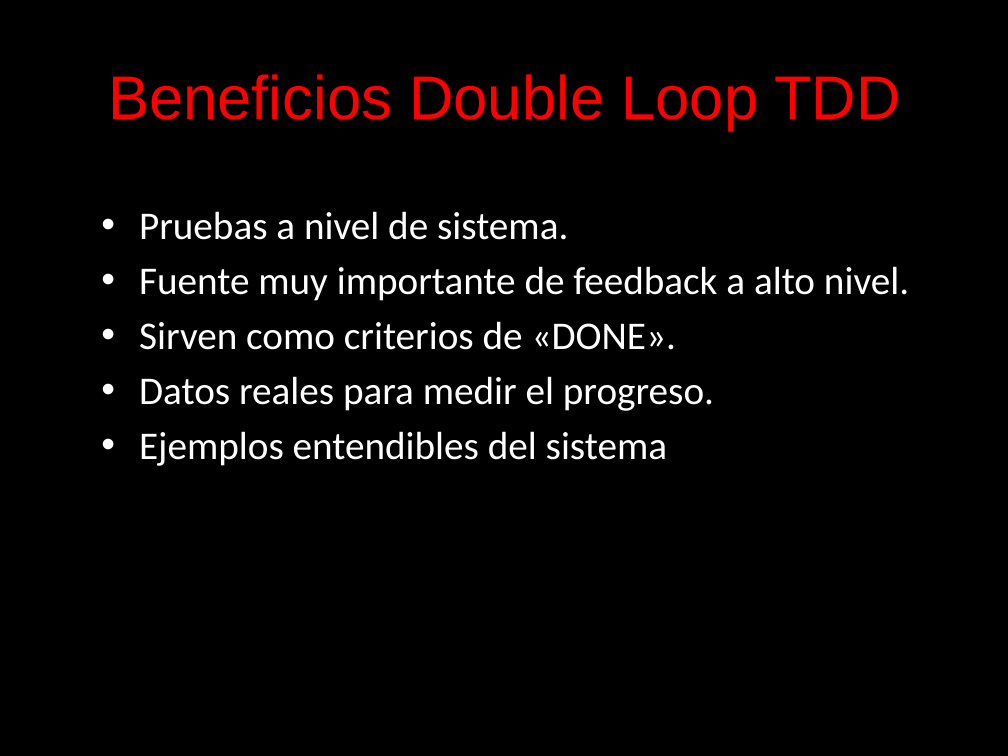
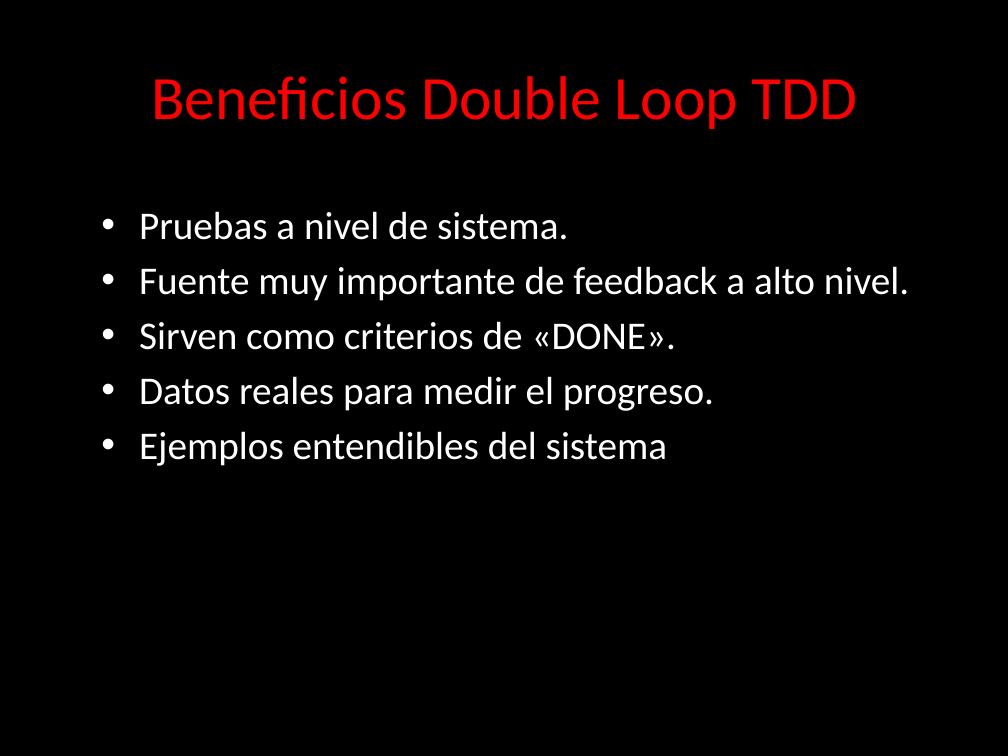
Before and after one commit to angelnunezsalazar/Test-Driven-Development, a slide deck: slide 39 of Diapositivas/Test Driven Development.pptx (slide 37 before the commit). Drawn at 1008x756 pixels with LibreOffice and Linux fonts; fonts in the diff are those of the drawing; background and template pictures are left out. Boxes give left, top, right and bottom in pixels: in the first picture for what was removed or moved away, otherwise in the second. Text is boxed around its words. In the diff, an @@ line names an element or a change of style, - is before the commit and + after.

```diff
--- a/Diapositivas/Test Driven Development.pptx
+++ b/Diapositivas/Test Driven Development.pptx
@@ title "Beneficios Double Loop TDD" at <box>151,76,858,129</box>: font Arial to Calibri @@
```
Also in this commit, not shown: 6 other slides changed, 4 slides added, 3 slides removed, 50 other files.
